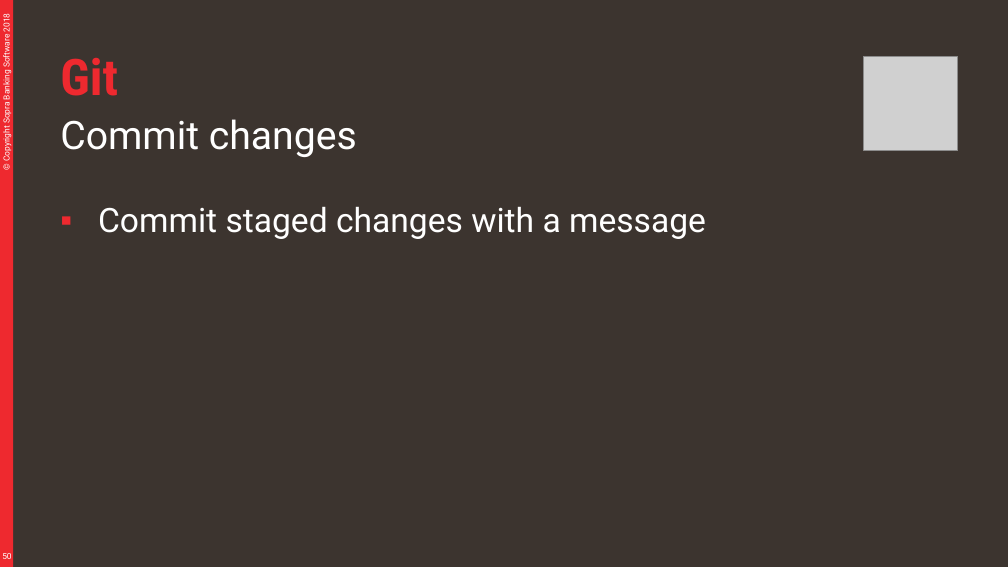
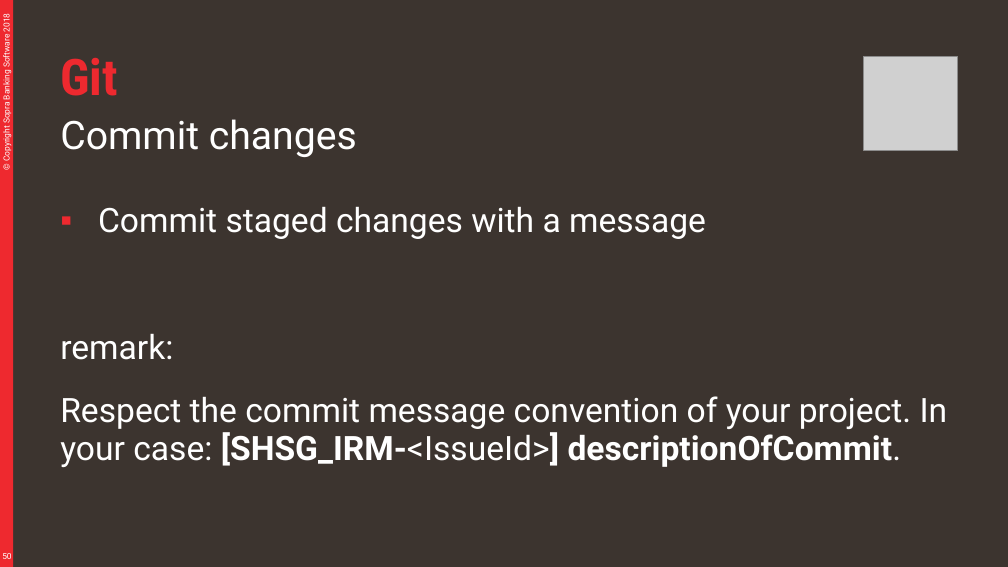
Before and after one commit to divesh979/murari, a slide deck: slide 50 of material/Git.pptx. Drawn at 1008x567 pixels with LibreOffice and Linux fonts; fonts in the diff are those of the drawing; grey boxes stand for pictures. Boxes give left, top, right and bottom in pixels: in the first picture for what was removed or moved away, otherwise in the second. Text is boxed around its words. In the diff, an @@ line names an element or a change of style, - is before the commit and + after.

Commit message:
Update the training material for SHSG

```diff
--- a/material/Git.pptx
+++ b/material/Git.pptx
@@ text at [60,333,948,467]: paragraphs added @@
+remark:
+Respect the commit message convention of your project. In your case: [SHSG_IRM-<IssueId>] descriptionOfCommit.
```
Also in this commit, not shown: 22 other slides changed, 1 slide added, 3 slides removed, 2 other files.
